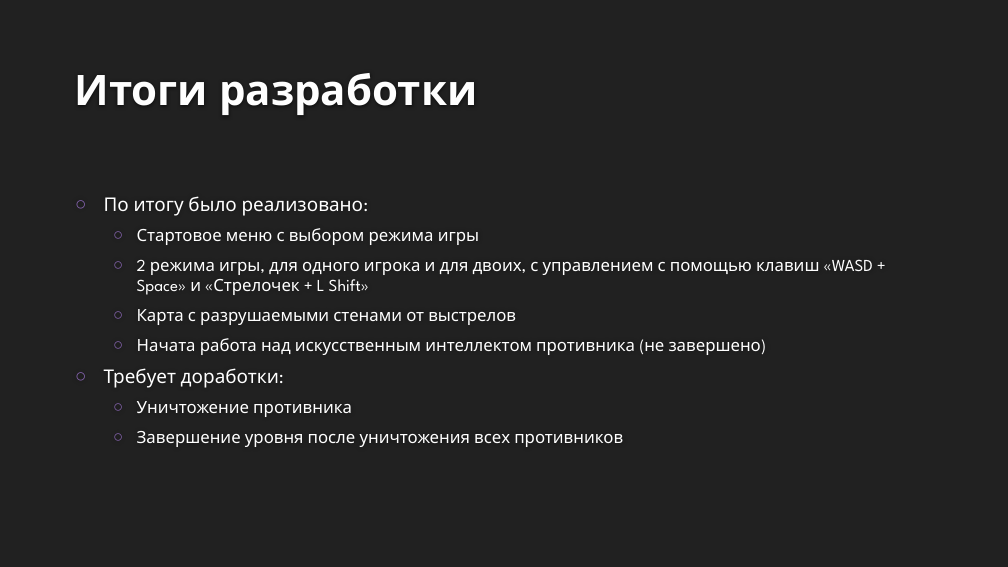
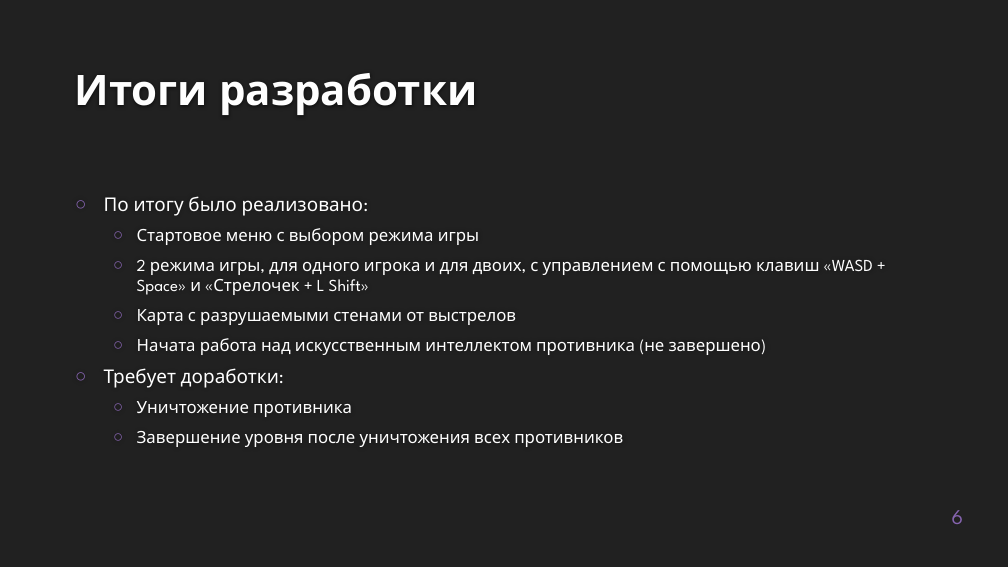
Before and after one commit to J3MeTron/JMT_engine, a slide deck: slide 6 of Проект/Презентация.pptx. Drawn at 1008x567 pixels with LibreOffice and Linux fonts; fonts in the diff are those of the drawing; background and template pictures are left out. Boxes give left, top, right and bottom in pixels: in the first picture for what was removed or moved away, otherwise in the second. Text is boxed around its words. In the diff, an @@ line names an element or a change of style, - is before the commit and + after.

```diff
--- a/Проект/Презентация.pptx
+++ b/Проект/Презентация.pptx
@@ page number added at <box>952,510,964,524</box>, 20 pt, text #8664B0 @@
+6
```
Also in this commit, not shown: 7 other slides changed, 3 other files.
